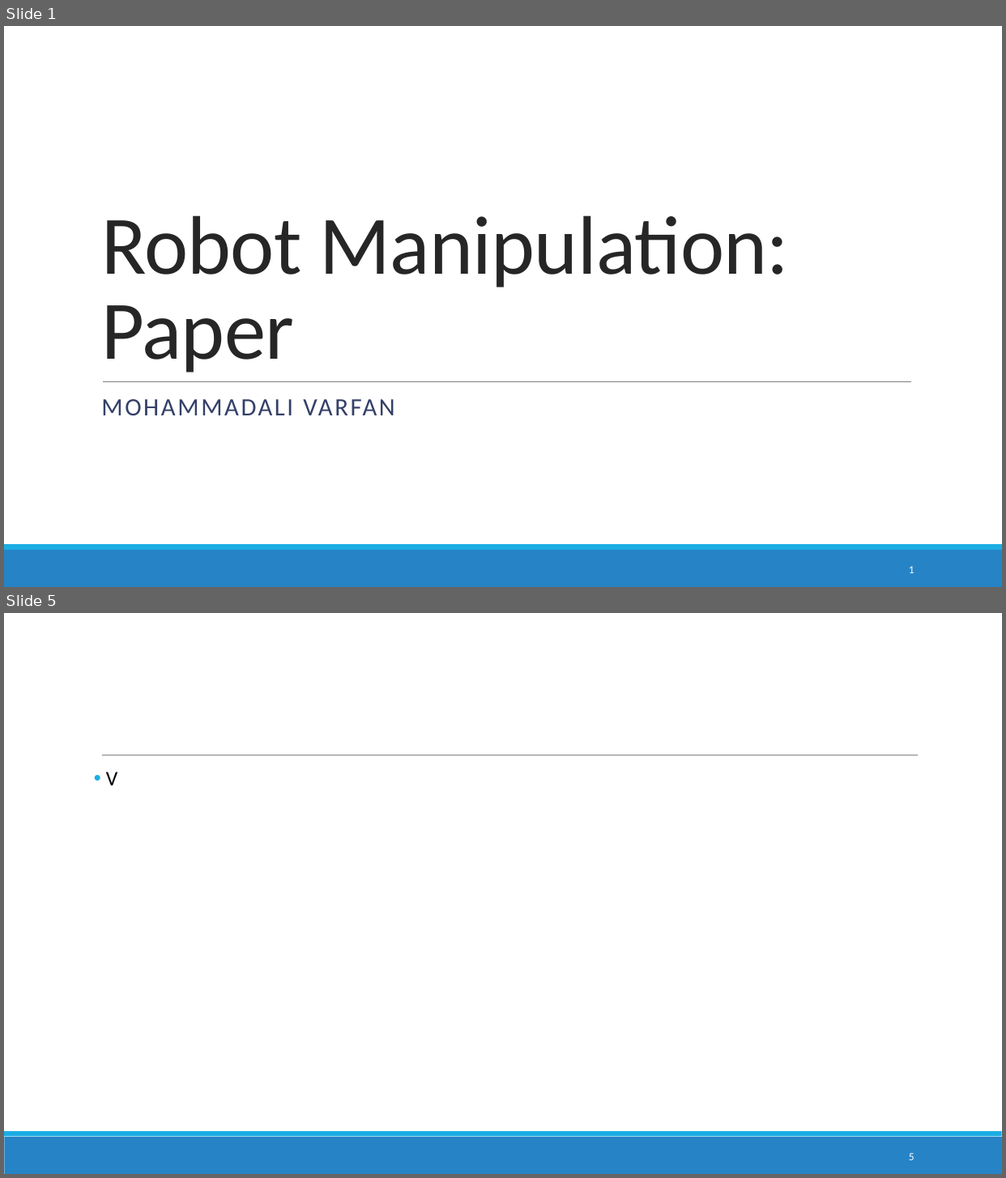
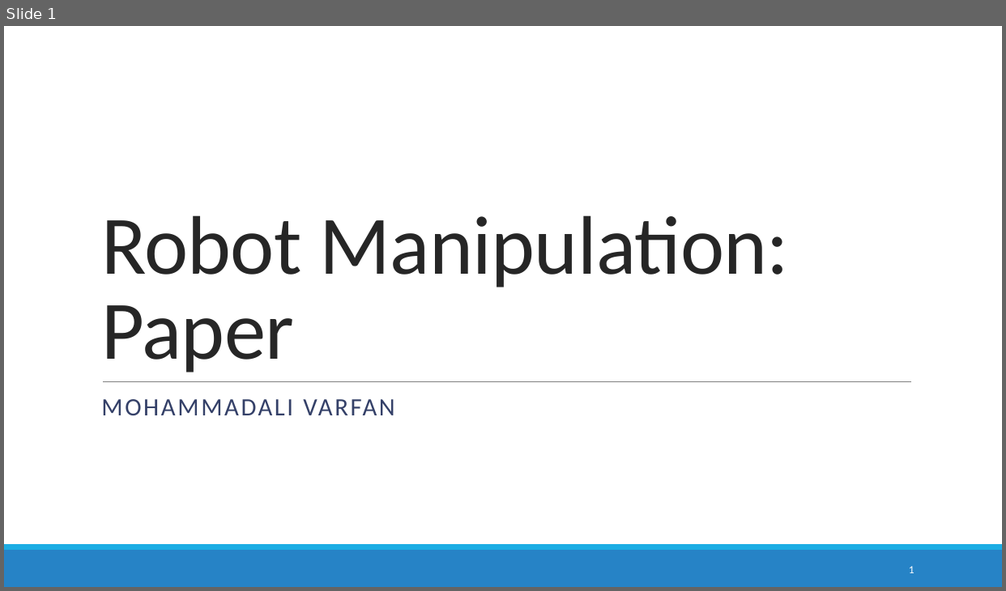
Before and after one commit to avarf/robot_Manipulation, a slide deck: presentations/1/paper_presenattion.pptx. Shown one above the other, each under a label of ours: slides 1 and 5 before the commit, slide 1 after it; the slides between them are not shown. The pictures are 1006x1178 and 1006x591 pixels, drawn with LibreOffice and Linux fonts; fonts in the diff are those of the drawing. Boxes give left, top, right and bottom in pixels: in the first picture for what was removed or moved away, otherwise in the second. Text is boxed around its words. In the diff, an @@ line names an element or a change of style, - is before the commit and + after.

```diff
--- a/presentations/1/paper_presenattion.pptx
+++ b/presentations/1/paper_presenattion.pptx
@@ slide 5 removed at (4, 613, 1002, 1174), background #FFFFFF; not listed: 2 template elements that a slide beside it also shows @@
@@ line removed from (102, 756) to (918, 756) @@
@@ text removed at (106, 772, 118, 786) @@
-• V
@@ page number removed at (909, 1153, 914, 1161) @@
-5
```
Also in this commit, not shown: 5 slides added, 8 other slides removed, 3 other files.
